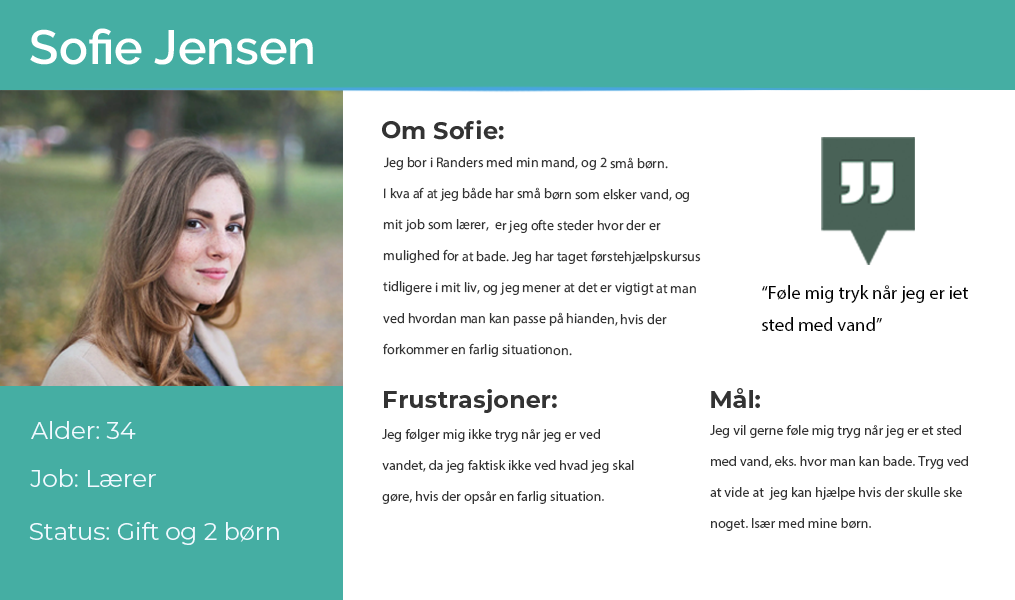
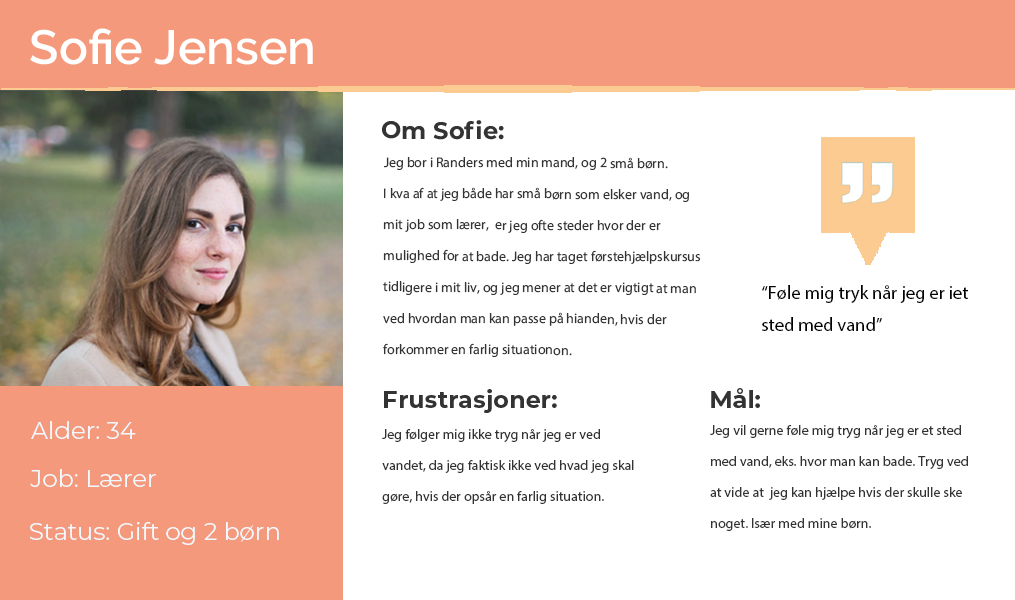
Layered file, before and after one edit (w=1015, h=600). Changes by layer:
painted on "Layer 8" over [821,137,915,265]
painted on "Layer 7" over [1,85,1015,93]
painted on "Layer 1" over [0,0,1015,90]
painted on "Layer 4" over [0,386,343,600]
